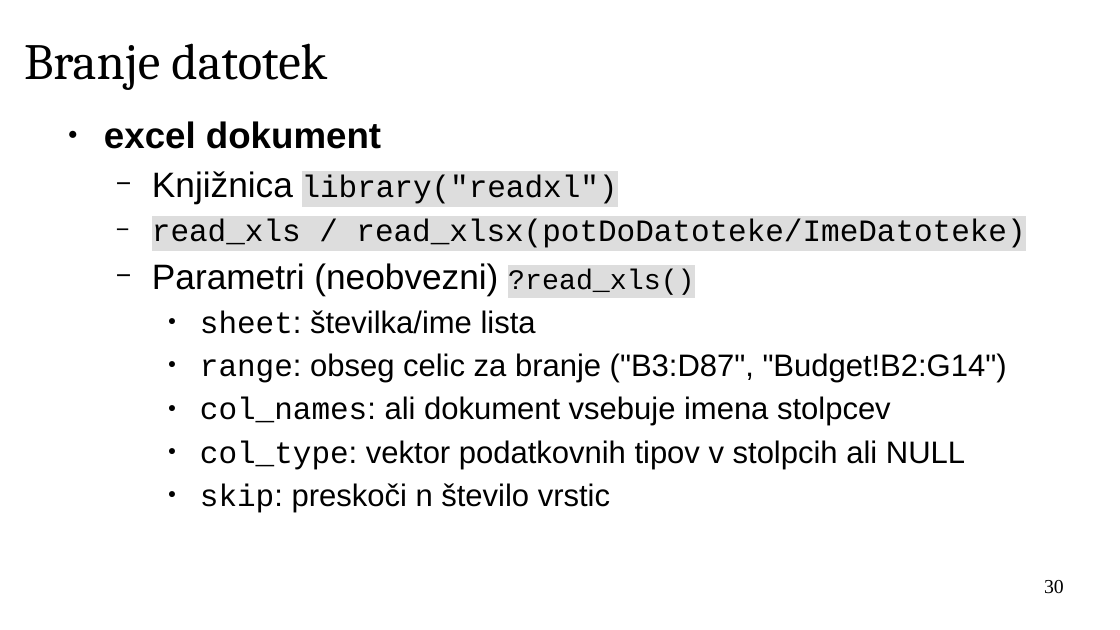
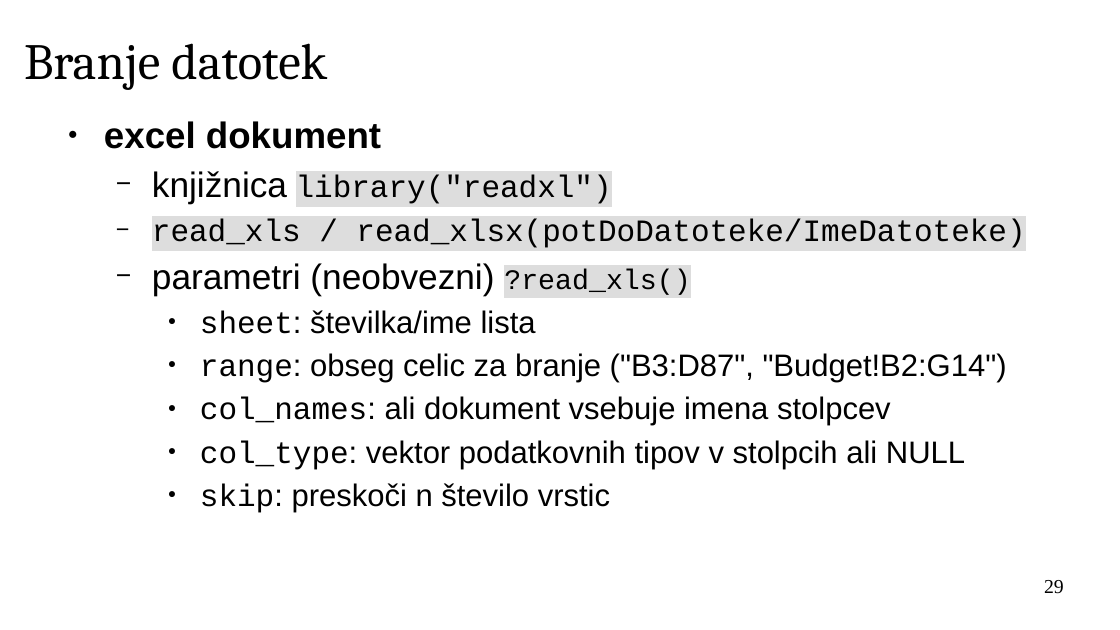
Before and after one commit to janaobsteter/R_tecaj, a slide deck: slide 29 of IT_Rtecaj.odp (slide 30 before the commit). Drawn at 1120x630 pixels with LibreOffice and Linux fonts; fonts in the diff are those of the drawing; background and template pictures are left out. Boxes give left, top, right and bottom in pixels: in the first picture for what was removed or moved away, otherwise in the second. Text is boxed around its words. In the diff, an @@ line names an element or a change of style, - is before the commit and + after.

```diff
--- a/IT_Rtecaj.odp
+++ b/IT_Rtecaj.odp
@@ text at (x1=152, y1=171, x2=612, y2=204): text changed @@
-  − Knjižnica library("readxl")
+  − knjižnica library("readxl")
@@ text at (x1=152, y1=263, x2=690, y2=295): text changed @@
-  − Parametri (neobvezni) ?read_xls()
+  − parametri (neobvezni) ?read_xls()
@@ page number at (x1=1044, y1=580, x2=1064, y2=594): text changed @@
-30
+29
```
Also in this commit, not shown: 19 other slides changed, 14 slides added, 1 other file.
